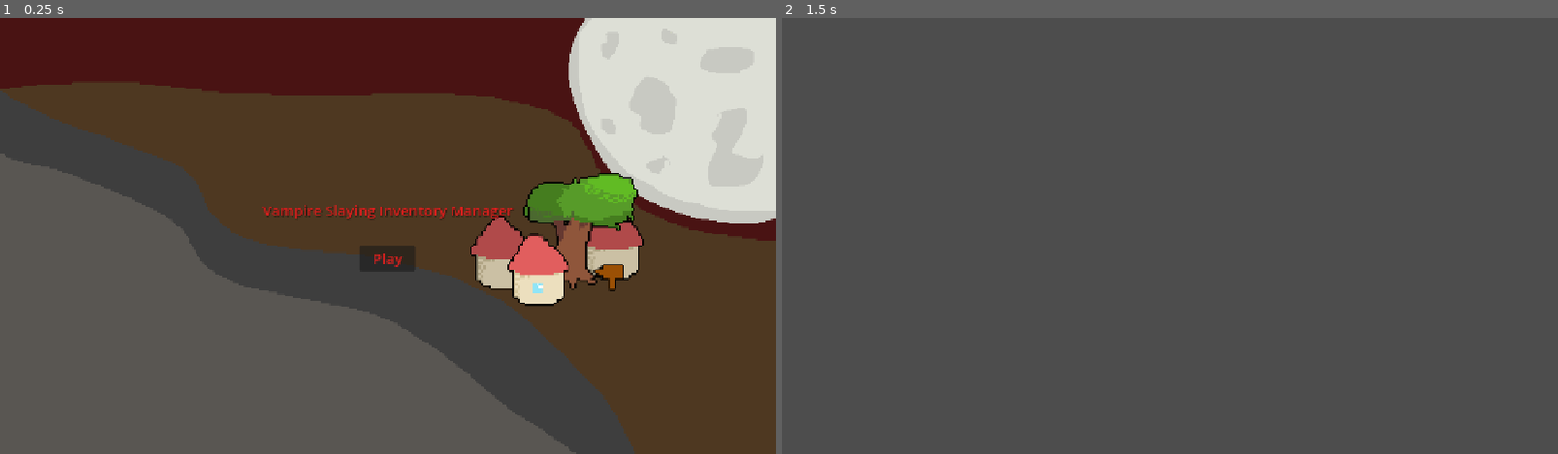
Above: before the commit, frames 1-2 (left to right).
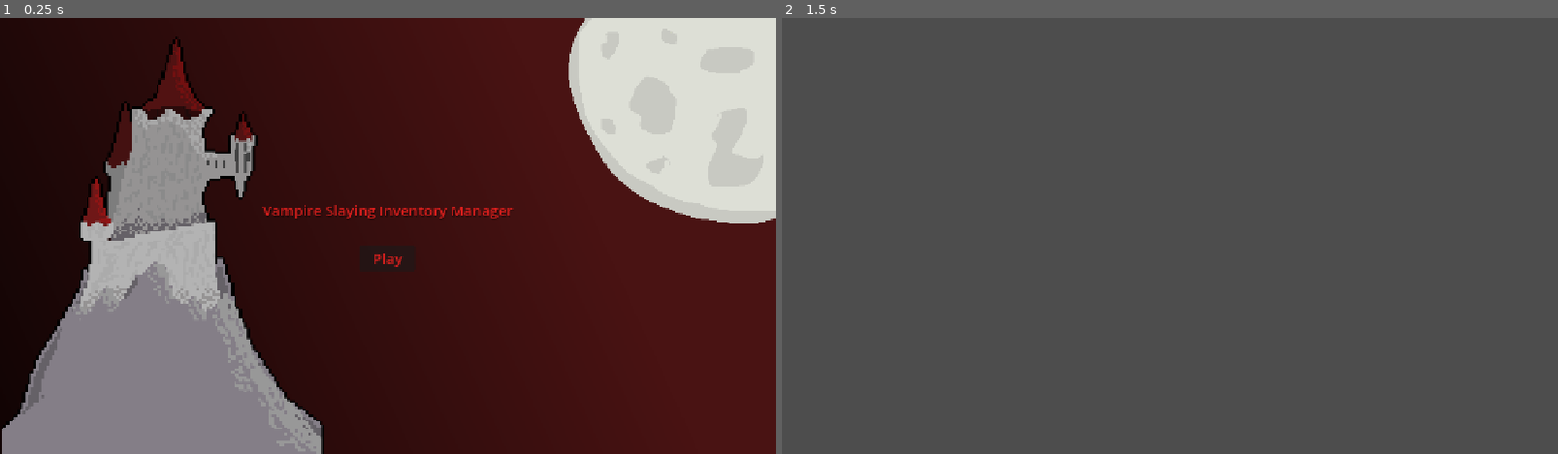
Above: after the commit, the same moments.

Repository: ejrossma/Vampire-Slaying-Inventory-Management
Game: Godot game, scene res://Scenes/MenuScene.tscn
Same seed, same stepped clock (60 frames per second), same inputs: the game is played once before the commit and once after it.
Inputs:
- Up to frame 1 (0.25 s): no input
- Up to frame 2 (1.5 s): click "Play" at 0.5 s; tap Enter at 1.25 s

The runs differ from the first frame. In frame 1, 79% of the frame differs, in the area x 0-100%, y 0-100%; in frame 2, nothing differs.

Commit message:
Updated Start Menu Background

Diff:
--- a/vampire-slaying-inventory-management/Scenes/GameplayObjects/Quest.tscn
+++ b/vampire-slaying-inventory-management/Scenes/GameplayObjects/Quest.tscn
@@ -13,87 +13,29 @@
 duration = NodePath("Duration")
 waitTime = NodePath("WaitTime")
 
-[node name="QuestBox" type="ColorRect" parent="." unique_id=1411788852]
-offset_left = -183.0
-offset_top = -228.0
-offset_right = 185.0
-offset_bottom = 229.0
-
-[node name="CharacterSlotSprite" type="ColorRect" parent="QuestBox" unique_id=629543486]
-layout_mode = 0
-offset_left = 47.0
-offset_top = 24.0
-offset_right = 320.0
-offset_bottom = 183.0
-color = Color(0.4333519, 0.4333519, 0.4333519, 1)
-
-[node name="ItemSlots" type="Node2D" parent="QuestBox" unique_id=681755084]
-
-[node name="Slot1" type="ColorRect" parent="QuestBox/ItemSlots" unique_id=1564982938]
-offset_left = 28.0
-offset_top = 228.0
-offset_right = 109.0
-offset_bottom = 311.0
-color = Color(0.4149491, 0.4149491, 0.4149491, 1)
-
-[node name="Area2D" type="Area2D" parent="QuestBox/ItemSlots/Slot1" unique_id=102339769]
-
-[node name="CollisionShape2D" type="CollisionShape2D" parent="QuestBox/ItemSlots/Slot1/Area2D" unique_id=1778419715]
-position = Vector2(41, 41.5)
-shape = SubResource("RectangleShape2D_6jhai")
-
-[node name="Slot2" type="ColorRect" parent="QuestBox/ItemSlots" unique_id=854175031]
-offset_left = 143.0
-offset_top = 227.0
-offset_right = 224.0
-offset_bottom = 310.0
-color = Color(0.4149491, 0.4149491, 0.4149491, 1)
-
-[node name="Area2D" type="Area2D" parent="QuestBox/ItemSlots/Slot2" unique_id=275514005]
-
-[node name="CollisionShape2D" type="CollisionShape2D" parent="QuestBox/ItemSlots/Slot2/Area2D" unique_id=401398018]
-position = Vector2(41, 41.5)
-shape = SubResource("RectangleShape2D_6jhai")
-
-[node name="Slot3" type="ColorRect" parent="QuestBox/ItemSlots" unique_id=636324258]
-offset_left = 257.0
-offset_top = 226.0
-offset_right = 338.0
-offset_bottom = 309.0
-color = Color(0.4149491, 0.4149491, 0.4149491, 1)
-
-[node name="Area2D" type="Area2D" parent="QuestBox/ItemSlots/Slot3" unique_id=1548458396]
-
-[node name="CollisionShape2D" type="CollisionShape2D" parent="QuestBox/ItemSlots/Slot3/Area2D" unique_id=798399375]
-position = Vector2(41, 41.5)
-shape = SubResource("RectangleShape2D_6jhai")
-
 [node name="Duration" type="Timer" parent="." unique_id=208214877]
 
 [node name="WaitTime" type="Timer" parent="." unique_id=259734078]
 autostart = true
-
-[node name="StartQuest" type="Button" parent="." unique_id=990752384]
-offset_left = 24.0
-offset_top = -35.0
-offset_right = 76.0
-offset_bottom = -4.0
-text = "Begin"
 
 [node name="MissionPopup" type="Sprite2D" parent="." unique_id=409862038]
 texture_filter = 1
 position = Vector2(50, 50)
 texture = ExtResource("2_rbaau")
 
-[node name="TextureButton" type="TextureButton" parent="." unique_id=1847936534]
+[node name="StartQuest" type="TextureButton" parent="MissionPopup" unique_id=1847936534]
 texture_filter = 1
-offset_left = 28.0
-offset_top = 103.0
-offset_right = 78.0
-offset_bottom = 129.0
+offset_left = -22.0
+offset_top = 53.0
+offset_right = 28.0
+offset_bottom = 79.0
 texture_normal = ExtResource("3_mt2c1")
+texture_pressed = ExtResource("3_mt2c1")
+texture_hover = ExtResource("3_mt2c1")
+texture_disabled = ExtResource("3_mt2c1")
+texture_focused = ExtResource("3_mt2c1")
 
-[node name="Label" type="Label" parent="TextureButton" unique_id=1935768847]
+[node name="Label" type="Label" parent="MissionPopup/StartQuest" unique_id=1935768847]
 layout_mode = 0
 offset_left = 10.0
 offset_top = 7.0
@@ -102,3 +44,66 @@
 theme_override_fonts/font = ExtResource("4_jdmpj")
 theme_override_font_sizes/font_size = 12
 text = "Begin"
+
+[node name="Control" type="Control" parent="MissionPopup" unique_id=168308549]
+layout_mode = 3
+anchors_preset = 15
+anchor_right = 1.0
+anchor_bottom = 1.0
+offset_left = -50.0
+offset_top = -50.0
+offset_right = -50.0
+offset_bottom = -50.0
+grow_horizontal = 2
+grow_vertical = 2
+
+[node name="ItemSlots" type="Node2D" parent="." unique_id=681755084]
+visible = false
+position = Vector2(-183, -228)
+
+[node name="Slot1" type="ColorRect" parent="ItemSlots" unique_id=1564982938]
+offset_left = 28.0
+offset_top = 228.0
+offset_right = 109.0
+offset_bottom = 311.0
+color = Color(0.4149491, 0.4149491, 0.4149491, 1)
+
+[node name="Area2D" type="Area2D" parent="ItemSlots/Slot1" unique_id=102339769]
+
+[node name="CollisionShape2D" type="CollisionShape2D" parent="ItemSlots/Slot1/Area2D" unique_id=1778419715]
+position = Vector2(41, 41.5)
+shape = SubResource("RectangleShape2D_6jhai")
+
+[node name="Slot2" type="ColorRect" parent="ItemSlots" unique_id=854175031]
+offset_left = 143.0
+offset_top = 227.0
+offset_right = 224.0
+offset_bottom = 310.0
+color = Color(0.4149491, 0.4149491, 0.4149491, 1)
+
+[node name="Area2D" type="Area2D" parent="ItemSlots/Slot2" unique_id=275514005]
+
+[node name="CollisionShape2D" type="CollisionShape2D" parent="ItemSlots/Slot2/Area2D" unique_id=401398018]
+position = Vector2(41, 41.5)
+shape = SubResource("RectangleShape2D_6jhai")
+
+[node name="Slot3" type="ColorRect" parent="ItemSlots" unique_id=636324258]
+offset_left = 257.0
+offset_top = 226.0
+offset_right = 338.0
+offset_bottom = 309.0
+color = Color(0.4149491, 0.4149491, 0.4149491, 1)
+
+[node name="Area2D" type="Area2D" parent="ItemSlots/Slot3" unique_id=1548458396]
+
+[node name="CollisionShape2D" type="CollisionShape2D" parent="ItemSlots/Slot3/Area2D" unique_id=798399375]
+position = Vector2(41, 41.5)
+shape = SubResource("RectangleShape2D_6jhai")
+
+[node name="CharacterSlotSprite" type="ColorRect" parent="." unique_id=629543486]
+visible = false
+offset_left = -136.0
+offset_top = -204.0
+offset_right = 137.0
+offset_bottom = -45.0
+color = Color(0.4333519, 0.4333519, 0.4333519, 1)
--- a/vampire-slaying-inventory-management/Scenes/MenuScene.tscn
+++ b/vampire-slaying-inventory-management/Scenes/MenuScene.tscn
@@ -1,7 +1,7 @@
 [gd_scene format=3 uid="uid://dnl1gn0eu1tqq"]
 
-[ext_resource type="Texture2D" uid="uid://833mf7kfkkt4" path="res://Assets/Background.png" id="1_36iol"]
 [ext_resource type="Script" uid="uid://u2jkf8qego6a" path="res://Scripts/menu_scene.gd" id="1_xx56i"]
+[ext_resource type="Texture2D" uid="uid://cgluw8ldygvjp" path="res://Assets/Background Try Two.png" id="2_xx56i"]
 
 [sub_resource type="FontVariation" id="FontVariation_3np7q"]
 
@@ -23,7 +23,7 @@
 anchor_bottom = 1.0
 grow_horizontal = 2
 grow_vertical = 2
-texture = ExtResource("1_36iol")
+texture = ExtResource("2_xx56i")
 
 [node name="MarginContainer" type="MarginContainer" parent="Control/TextureRect" unique_id=1229402361]
 layout_mode = 1
Binary file added: vampire-slaying-inventory-management/Assets/Background Try Two.png
Not shown, added: vampire-slaying-inventory-management/Assets/Background Try Two.png.import
Binary file changed: vampire-slaying-inventory-management/Assets/Background.png
